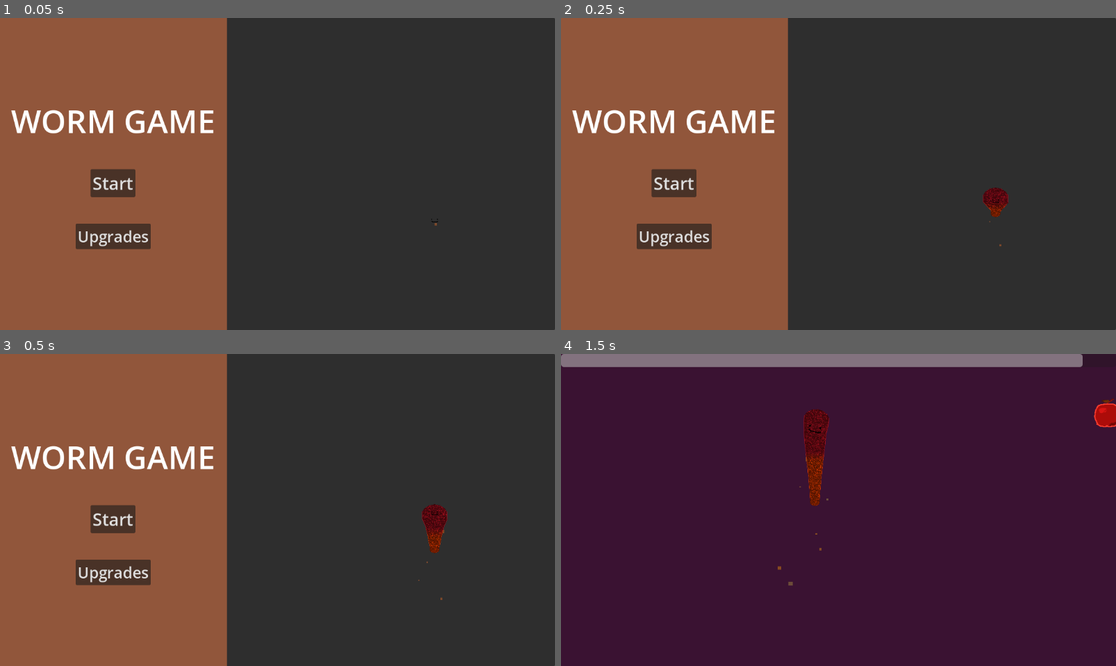
Above: before the commit, frames 1-4 (two rows, left to right).
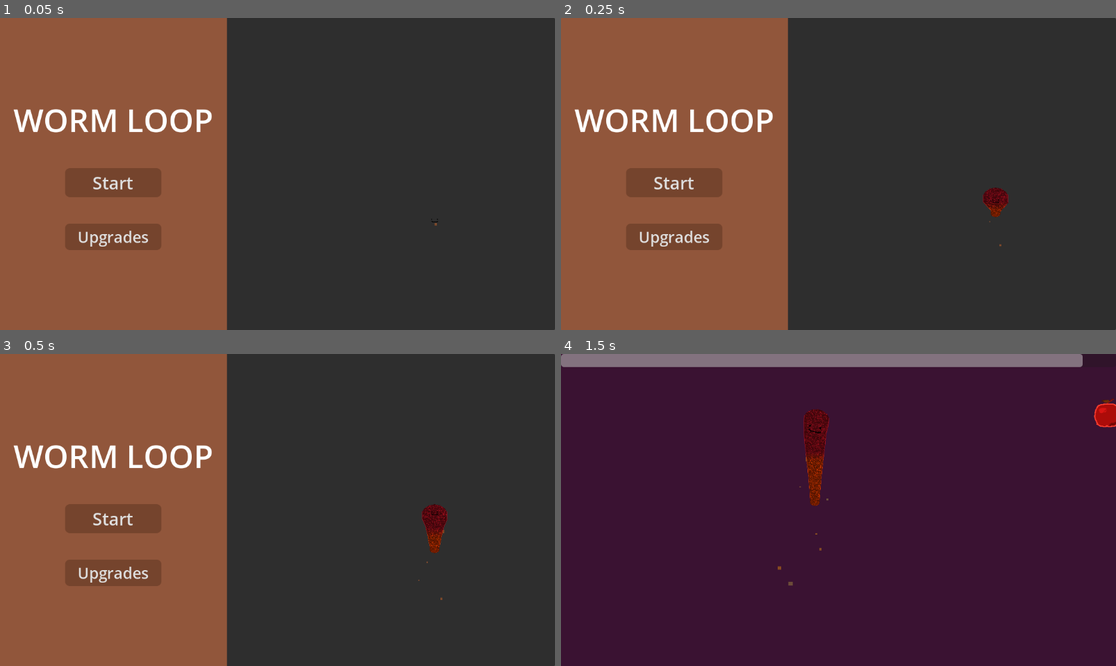
Above: after the commit, the same moments.

Repository: tylercchase/gmtk-2025
Game: Godot game, scene res://src/menus/main/main_menu.tscn
Same seed, same stepped clock (60 frames per second), same inputs: the game is played once before the commit and once after it.
Inputs (mouse positions are in pixels of both pictures, inside the frame that each line leads up to):
- Up to frame 1 (0.05 s): no input
- Up to frame 2 (0.25 s): no input
- Up to frame 3 (0.5 s): no input
- Up to frame 4 (1.5 s): click "Start" at 0.5 s; move the mouse to (960, 494) at 1.27 s; hold D (move_right) from 1.28 s (still down); click (960, 494) at 1.35 s

The runs differ from the first frame. In frame 1, 4.3% of the frame differs, in the area x 2-39%, y 29-75%; in frame 2, 4.3%; in frame 3, 4.3%; in frame 4, nothing differs.

Commit message:
fix: some small things

Diff:
--- a/src/menus/main/main_menu.tscn
+++ b/src/menus/main/main_menu.tscn
@@ -1,12 +1,62 @@
-[gd_scene load_steps=6 format=3 uid="uid://bebw44j0d3rob"]
+[gd_scene load_steps=15 format=3 uid="uid://bebw44j0d3rob"]
 
 [ext_resource type="Script" uid="uid://kgrio0uti0pb" path="res://src/menus/main/main_menu.gd" id="1_vqa7h"]
 [ext_resource type="PackedScene" uid="uid://bkufcjas1iov8" path="res://src/player/player.tscn" id="2_87ivk"]
 [ext_resource type="Script" uid="uid://cshxb8qg5nbd8" path="res://src/menus/main/main_menu_player.gd" id="3_153ft"]
 [ext_resource type="PackedScene" uid="uid://6ppqphm8w01t" path="res://src/segments/segment_manager.tscn" id="4_153ft"]
+[ext_resource type="Script" uid="uid://csy14dm42mv3y" path="res://addons/shaker/src/shaker_component.gd" id="5_juxiq"]
+[ext_resource type="Script" uid="uid://bnhp2hxihkup6" path="res://addons/shaker/data/ShakerProperty.gd" id="6_dbfwp"]
+[ext_resource type="Script" uid="uid://cjtahm4bdypxm" path="res://addons/shaker/data/Vector2/ShakerTypeNoiseShake2D.gd" id="7_qg8fl"]
 
 [sub_resource type="StyleBoxFlat" id="StyleBoxFlat_nrvvx"]
 bg_color = Color(0.568528, 0.33687, 0.230283, 1)
+
+[sub_resource type="StyleBoxFlat" id="StyleBoxFlat_dbfwp"]
+content_margin_left = 10.0
+content_margin_top = 5.0
+content_margin_right = 10.0
+content_margin_bottom = 5.0
+bg_color = Color(0.310498, 0.171254, 0.10724, 1)
+corner_radius_top_left = 10
+corner_radius_top_right = 10
+corner_radius_bottom_right = 10
+corner_radius_bottom_left = 10
+
+[sub_resource type="StyleBoxFlat" id="StyleBoxFlat_juxiq"]
+content_margin_left = 10.0
+content_margin_top = 5.0
+content_margin_right = 10.0
+content_margin_bottom = 5.0
+bg_color = Color(0.458439, 0.264891, 0.17608, 1)
+corner_radius_top_left = 10
+corner_radius_top_right = 10
+corner_radius_bottom_right = 10
+corner_radius_bottom_left = 10
+
+[sub_resource type="FastNoiseLite" id="FastNoiseLite_s1l6x"]
+
+[sub_resource type="NoiseTexture2D" id="NoiseTexture2D_dwrk1"]
+noise = SubResource("FastNoiseLite_s1l6x")
+
+[sub_resource type="Resource" id="Resource_qg8fl"]
+script = ExtResource("7_qg8fl")
+noise_texture = SubResource("NoiseTexture2D_dwrk1")
+amplitude = Vector2(1, 1)
+offset = Vector2(0, 0)
+BlendingMode = 0
+fade_in = 0.0
+fade_out = 0.0
+start_percent = 0.0
+end_percent = 1.0
+_temp_graph = false
+bake_internal = 64
+metadata/_custom_type_script = "uid://cjtahm4bdypxm"
+
+[sub_resource type="Resource" id="Resource_33h7v"]
+script = ExtResource("6_dbfwp")
+property_name = ""
+shake_type = SubResource("Resource_qg8fl")
+metadata/_custom_type_script = "uid://bnhp2hxihkup6"
 
 [node name="MainMenu" type="PanelContainer" node_paths=PackedStringArray("start_button", "upgrade_button", "quit_button")]
 anchors_preset = 15
@@ -63,19 +113,35 @@
 [node name="Label" type="Label" parent="HBoxContainer/PanelContainer/MarginContainer/VBoxContainer"]
 layout_mode = 2
 theme_override_font_sizes/font_size = 66
-text = "WORM GAME"
+text = "WORM LOOP"
 horizontal_alignment = 1
 
 [node name="StartButton" type="Button" parent="HBoxContainer/PanelContainer/MarginContainer/VBoxContainer"]
+custom_minimum_size = Vector2(200, 0)
 layout_mode = 2
 size_flags_horizontal = 4
 theme_override_font_sizes/font_size = 36
+theme_override_styles/hover = SubResource("StyleBoxFlat_dbfwp")
+theme_override_styles/pressed = SubResource("StyleBoxFlat_juxiq")
+theme_override_styles/normal = SubResource("StyleBoxFlat_juxiq")
 text = "Start"
 
+[node name="ShakerComponent" type="Node" parent="HBoxContainer/PanelContainer/MarginContainer/VBoxContainer/StartButton"]
+script = ExtResource("5_juxiq")
+custom_target = true
+AutoPlay = true
+duration = 1.0
+shakerProperty = Array[ExtResource("6_dbfwp")]([SubResource("Resource_33h7v")])
+metadata/_custom_type_script = "uid://csy14dm42mv3y"
+
 [node name="UpgradesButton" type="Button" parent="HBoxContainer/PanelContainer/MarginContainer/VBoxContainer"]
+custom_minimum_size = Vector2(200, 0)
 layout_mode = 2
 size_flags_horizontal = 4
 theme_override_font_sizes/font_size = 32
+theme_override_styles/hover = SubResource("StyleBoxFlat_dbfwp")
+theme_override_styles/pressed = SubResource("StyleBoxFlat_juxiq")
+theme_override_styles/normal = SubResource("StyleBoxFlat_juxiq")
 text = "Upgrades"
 
 [node name="QuitButton" type="Button" parent="HBoxContainer/PanelContainer/MarginContainer/VBoxContainer"]
--- a/src/menus/main/main_menu_player.gd
+++ b/src/menus/main/main_menu_player.gd
@@ -12,7 +12,7 @@
     timer.timeout.connect(_on_timer_timeout)
 
 func _on_timer_timeout():
-    rotate(rotation_amount * 3)
+    rotate(rotation_amount * 30)
     timer.start(randf())
 
 
--- a/src/menus/upgrade/upgrade_button.gd
+++ b/src/menus/upgrade/upgrade_button.gd
@@ -70,3 +70,4 @@
 	update_display()
 	Events.emit_purchased_upgrade()
 	Events.emit_inventory_changed()
+	Events.emit_tooltip_changed(upgrade_resource) # make it so the tooltip updates on purchase
--- a/src/segments/segment_manager.gd
+++ b/src/segments/segment_manager.gd
@@ -56,7 +56,8 @@
 			if shake_node:
 				shake_node.play_shake()
 			area_collision_shape.shape.set_points(temp)
-			loop_audio.play()
+			if loop_audio:
+				loop_audio.play()
 			await Engine.get_main_loop().process_frame
 			await Engine.get_main_loop().process_frame
 			for item in area.get_overlapping_areas():
--- a/src/upgrades/upgrades/resources/spawn_rate.tres
+++ b/src/upgrades/upgrades/resources/spawn_rate.tres
@@ -34,7 +34,7 @@
 type = 1
 value = 0.95
 name = "Spawn Rate Up"
-description = "Increases the time it takes for a new item to spawn by 5%"
+description = "Decreases the time it takes for a new item to spawn by 5%"
 id = "spawn-rate-1"
 purchase_prices = Array[ExtResource("1_3rkoe")]([SubResource("Resource_3rkoe"), SubResource("Resource_nwprw"), SubResource("Resource_17xib"), SubResource("Resource_20bfe")])
 requirements = Array[ExtResource("2_nwprw")]([])
